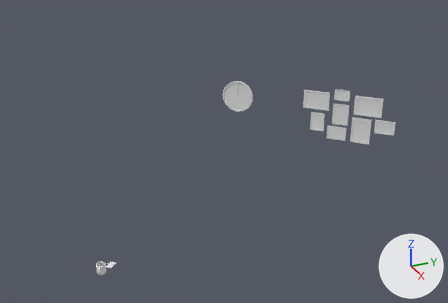
Renders of the glTF model public/models/Room-3-4.glb from each side of a commit.
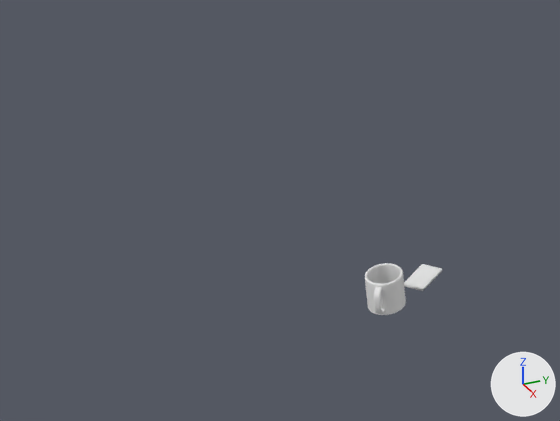
The first picture shows the older version from a 50 mm lens placed at (6.52, -3.14, 5.86), pointed at (-1.69, 0.55, 1.75). The close-ups show both versions on the part from 0% to 33% of the width and 63% to 100% of the height of that picture; other places that the commit changed are outside them. The axes (+X, +Y, +Z) are drawn at lower right. The lights are the same throughout. Where no turn or scale is listed for an object, it has been applied to the vertices. Vertices at the same position are counted once.

In view in the first close-up: 'Plane.040', 'schrodinger'.
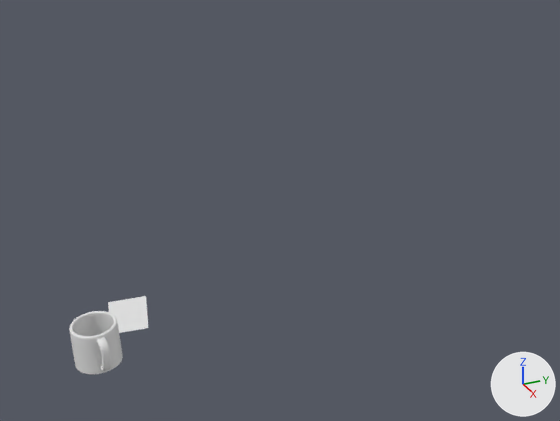
Where the newer file only moved an object's origin or applied its transform, the numbers keep the older frame.

Location of each change, (x1, y1, x2, y2) in pixels of the close-ups (560 x 421 px):
'schrodinger', mesh turned
    before: (365, 263, 406, 315)
    after: (69, 311, 123, 374)
'Plane.040', reshaped (46% taller)
    before: (404, 264, 442, 289)
    after: (108, 296, 148, 333)

Edits to the bpy script that builds the scene:
```text
Change me_plane_093:
    where me_plane_093.from_pydata(...)  # 8 vertices, 12 faces; spans x -0.0736..0.0736, y -0.0739..0.0739, z -0.0002..0.0002
    used by ob_plane_040; location = (-0.328, -1.696, 1.101)
    me_plane_093 part 1
    me_plane_093.vertices[0].co: (-0.0736, 0.0166, -0.0001) -> (-0.2411, -1.0182, 0.0315)  # pixel (422, 263) -> pixel (108, 302)
    me_plane_093.vertices[1].co: (-0.015, 0.0739, -0.0002) -> (-0.2271, -0.896, 0.0314)  # pixel (442, 268) -> pixel (145, 295)
    me_plane_093.vertices[2].co: (0.015, -0.0739, 0.0001) -> (-0.0522, -1.0399, 0.0318)
    me_plane_093.vertices[3].co: (-0.0736, 0.0166, 0.0) -> (-0.2411, -1.0182, 0.0317)  # pixel (422, 263) -> pixel (108, 302)
    me_plane_093.vertices[4].co: (-0.015, 0.0739, -0.0001) -> (-0.2271, -0.896, 0.0315)  # pixel (442, 268) -> pixel (145, 295)
    me_plane_093.vertices[5].co: (0.015, -0.0739, 0.0002) -> (-0.0522, -1.0399, 0.0319)
    me_plane_093.vertices[6].co: (0.0736, -0.0166, 0.0001) -> (-0.0382, -0.9177, 0.0318)  # pixel (423, 288) -> pixel (148, 327)
    me_plane_093.vertices[7].co: (0.0736, -0.0166, 0.0) -> (-0.0382, -0.9177, 0.0316)  # pixel (423, 288) -> pixel (148, 327)
Change me_circle_003:
    where me_circle_003.from_pydata(...)  # 5562 vertices, 11072 faces; spans x -0.165..-0.013, y -0.076..0.052, z 0.0..0.126
    used by ob_schrodinger; location = (-0.127, -1.836, 1.091)
    me_circle_003 part 2: the whole mesh is turned 39.5 degrees about the z axis through its middle and scaled by 1.17, then moved by (-0.041, -0.931, 0.038)
```
